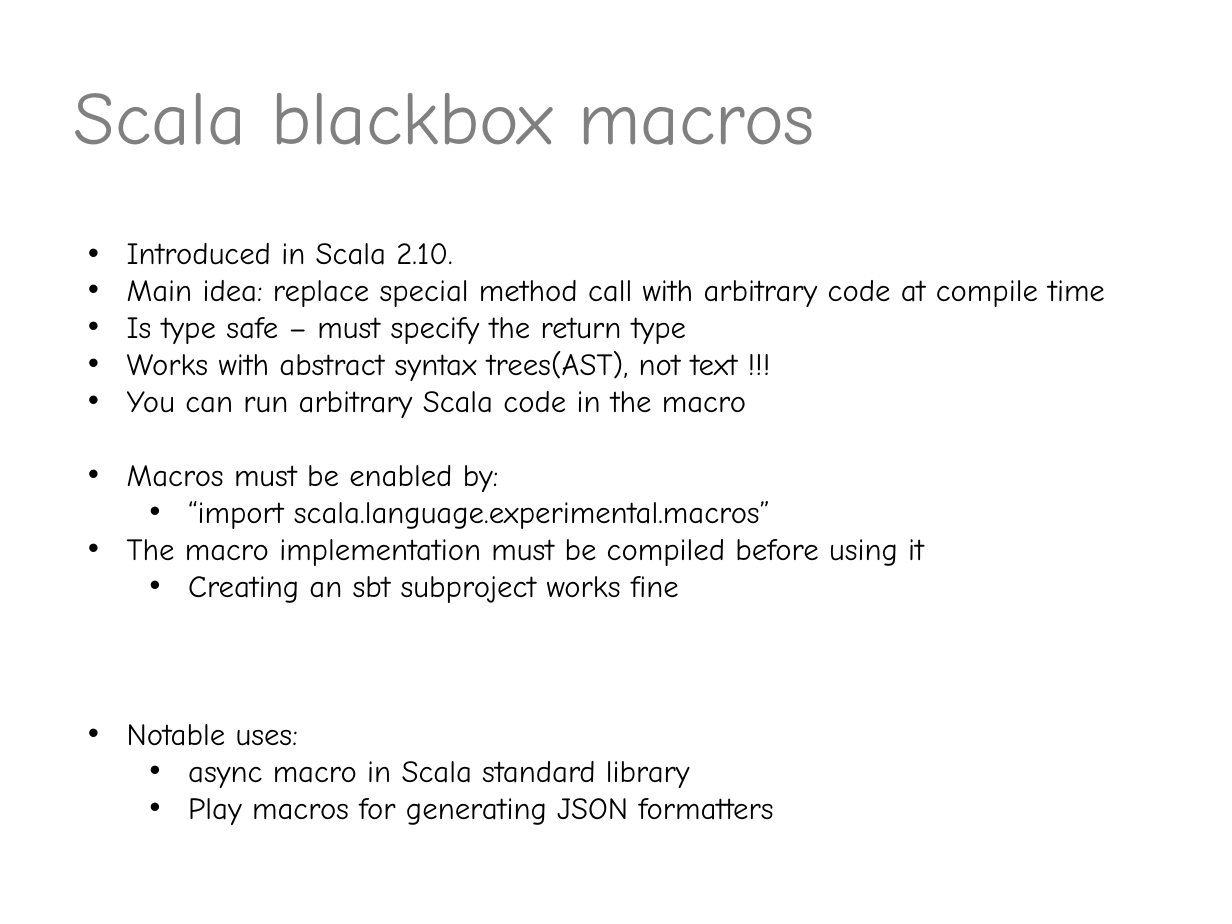
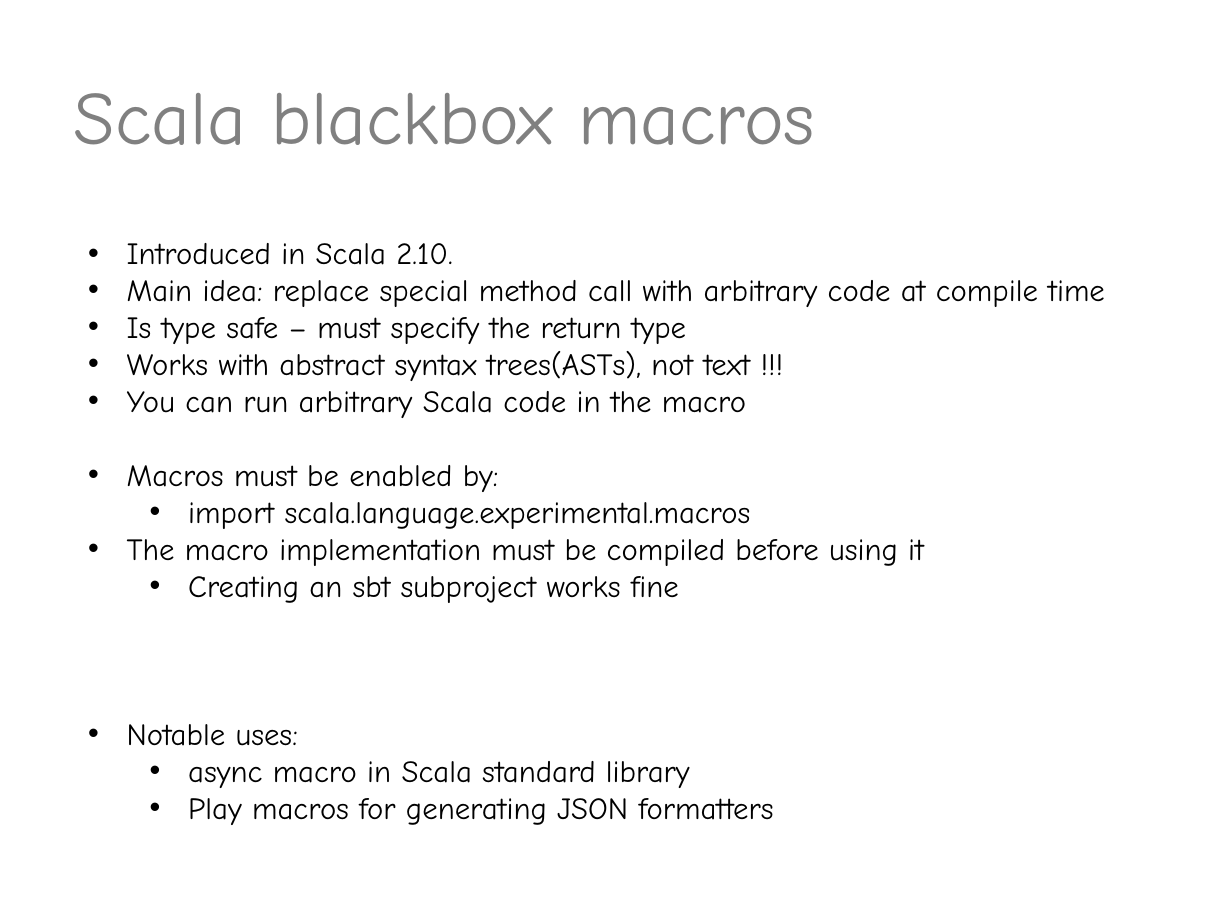
Before and after one commit to valdisxp1/scala-metaprograming-fun, a slide deck: slide 4 of Scala_metaprogramming.pptx. Drawn at 1232x924 pixels with LibreOffice and Linux fonts; fonts in the diff are those of the drawing. Boxes give left, top, right and bottom in pixels: in the first picture for what was removed or moved away, otherwise in the second. Text is boxed around its words. In the diff, an @@ line names an element or a change of style, - is before the commit and + after.

Commit message:
more about ASTs

```diff
--- a/Scala_metaprogramming.pptx
+++ b/Scala_metaprogramming.pptx
@@ text at (127,351,751,381): text changed @@
-• Works with abstract syntax trees(AST), not text !!!
+• Works with abstract syntax trees(ASTs), not text !!!
@@ text at (188,502,751,529): text changed @@
-  • “import scala.language.experimental.macros”
+  • import scala.language.experimental.macros
```
Also in this commit, not shown: 3 other slides changed.
